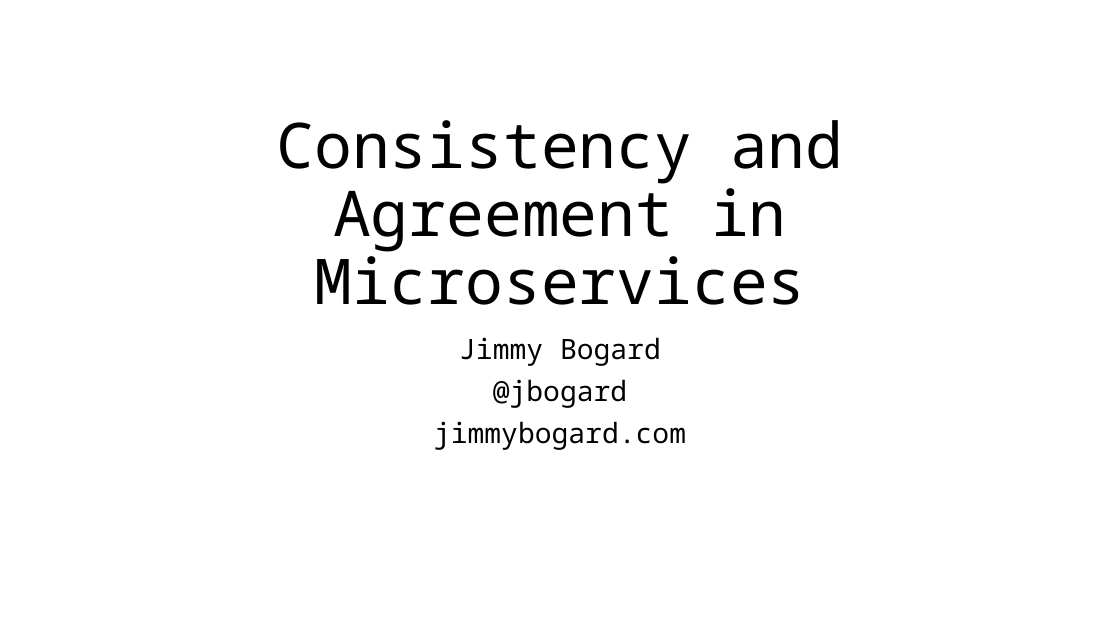
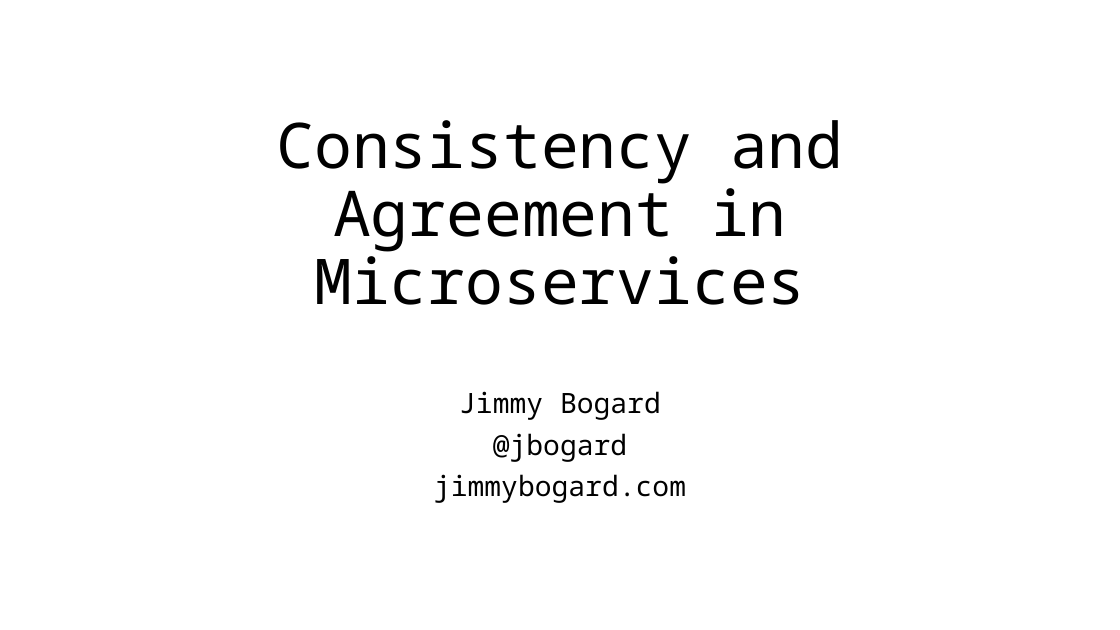
Before and after one commit to jbogard/presentations, a slide deck: slide 1 of ConsistencyAndAgreementInMicroservices/ConsistencyAndAgreementInMicroservices.pptx. Drawn at 1120x630 pixels with LibreOffice and Linux fonts; fonts in the diff are those of the drawing. Boxes give left, top, right and bottom in pixels: in the first picture for what was removed or moved away, otherwise in the second. Text is boxed around its words. In the diff, an @@ line names an element or a change of style, - is before the commit and + after.

```diff
--- a/ConsistencyAndAgreementInMicroservices/ConsistencyAndAgreementInMicroservices.pptx
+++ b/ConsistencyAndAgreementInMicroservices/ConsistencyAndAgreementInMicroservices.pptx
@@ subtitle "Jimmy Bogard": place and size @@
-subtitle "Jimmy Bogard" at (434,337,686,450)
+subtitle "Jimmy Bogard" at (434,391,686,503)
```
Also in this commit, not shown: 3 other slides changed, 2 slides removed.
